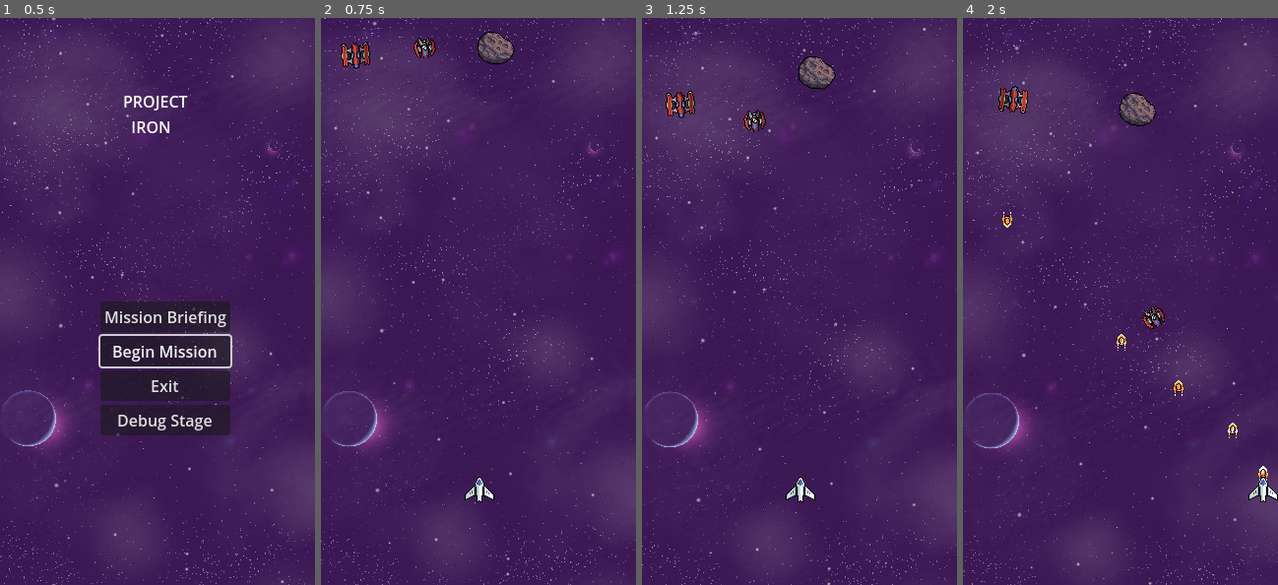
Above: before the commit, frames 1-4 (left to right).
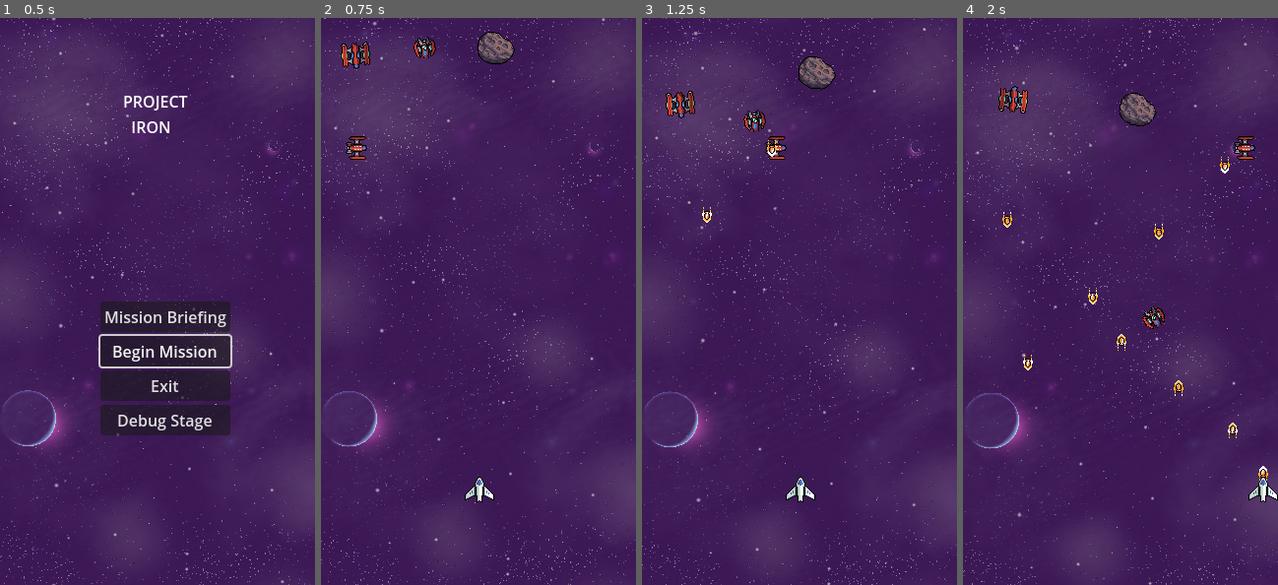
Above: after the commit, the same moments.

Repository: Sunny-Days-Ahead/Project-Iron
Game: Godot game, scene res://Scenes/Main.tscn
The game is run twice, just before and just after one commit, with the same random seed, the same clock (stepped at 60 frames per second) and the same inputs.
Inputs:
- Up to frame 1 (0.5 s): no input
- Up to frame 2 (0.75 s): click "Debug Stage" at 0.5 s
- Up to frame 3 (1.25 s): no input
- Up to frame 4 (2 s): tap Enter (ui_accept) at 1.25, 1.52 s; hold D (moveRight) from 1.28 s (still down); hold Space (shoot) from 1.28 s (still down)

Frame 1 is identical in both runs. In frame 2, 0.2% of the frame differs, in the area x 7-15%, y 20-25%; in frame 3, 0.2%; in frame 4, 0.4%, in the area x 19-93%, y 20-63%.

Commit message:
fighter pirate created
moves horizontally across the screen and shoots

Diff:
--- /dev/null
+++ b/Scenes/Actors/Pirates/seeker/fighter(horizontal/fighterPirate.gd
@@ -0,0 +1,25 @@
+extends "res://Scenes/Actors/Pirates/seeker/seekerPirate.gd"
+
+
+# Called when the node enters the scene tree for the first time.
+func _ready() -> void:
+		%Spawner.spawnFunction = setup_bullet
+
+
+# Called every frame. 'delta' is the elapsed time since the previous frame.
+func _process(delta: float) -> void:
+	global_position.x += speed * delta
+	global_rotation_degrees = 90
+
+# This function sets the initial state of the bullet that the player fires with the spawner.
+func setup_bullet(bulletNode : Node2D) -> void:
+	bulletNode.is_player_bullet = false
+	bulletNode.direction = Vector2.DOWN
+	bulletNode.speed = 200.0
+	bulletNode.damage = 1
+
+func _on_spawner_spawned(_entity: Node) -> void:
+	%BulletSFX.playJitter()
+
+func _on_spawner_timeout() -> void:
+	%Spawner.spawn()
--- /dev/null
+++ b/Scenes/Actors/Pirates/seeker/fighter(horizontal/fighterPirate.tscn
@@ -0,0 +1,45 @@
+[gd_scene load_steps=8 format=3 uid="uid://cle3sej472by8"]
+
+[ext_resource type="PackedScene" uid="uid://bqfvmwpbprnx2" path="res://Scenes/Actors/Pirates/seeker/seeker_pirate.tscn" id="1_yrviu"]
+[ext_resource type="Script" uid="uid://dg1o4bcx842kx" path="res://Scenes/Actors/Pirates/seeker/fighter(horizontal/fighterPirate.gd" id="2_xkjif"]
+[ext_resource type="Texture2D" uid="uid://u080gu3axudh" path="res://Assets/Enemies/Kla'ed - Fighter - Base.png" id="3_qio7x"]
+[ext_resource type="Script" uid="uid://dbgqt4twdptii" path="res://Components/Spawner.gd" id="4_jx6xd"]
+[ext_resource type="PackedScene" uid="uid://k6phmbhftrdq" path="res://Scenes/Projectiles/Bullet.tscn" id="5_nqjns"]
+[ext_resource type="AudioStream" uid="uid://bpkl1ku3h8t1a" path="res://Assets/SFX/laserSmall_000.ogg" id="6_4ywvd"]
+[ext_resource type="Script" uid="uid://cv6wgnyjde582" path="res://Components/AudioJitterPlayer.gd" id="7_j4w2e"]
+
+[node name="fighterPirate" instance=ExtResource("1_yrviu")]
+script = ExtResource("2_xkjif")
+speed = 200.0
+
+[node name="Sprite2D" parent="." index="0"]
+texture = ExtResource("3_qio7x")
+
+[node name="FreeTimer" parent="." index="4"]
+wait_time = 1.5
+
+[node name="Spawner" type="Timer" parent="." index="5" node_paths=PackedStringArray("spawnPosition")]
+unique_name_in_owner = true
+wait_time = 0.333
+autostart = true
+script = ExtResource("4_jx6xd")
+sceneToSpawn = ExtResource("5_nqjns")
+spawnPosition = NodePath("../BulletSpawnPosition")
+autoSpawn = true
+metadata/_custom_type_script = "uid://dbgqt4twdptii"
+
+[node name="BulletSFX" type="AudioStreamPlayer" parent="." index="6"]
+unique_name_in_owner = true
+stream = ExtResource("6_4ywvd")
+pitch_scale = 1.5
+script = ExtResource("7_j4w2e")
+jitter = 0.2
+basePitchScale = 1.5
+metadata/_custom_type_script = "uid://cv6wgnyjde582"
+
+[node name="BulletSpawnPosition" type="Marker2D" parent="." index="7"]
+position = Vector2(-2, -8.742278e-08)
+rotation = 1.5707964
+
+[connection signal="spawned" from="Spawner" to="." method="_on_spawner_spawned"]
+[connection signal="timeout" from="Spawner" to="." method="_on_spawner_timeout"]
--- a/Scenes/Levels/DebugStage.tscn
+++ b/Scenes/Levels/DebugStage.tscn
@@ -1,8 +1,9 @@
-[gd_scene load_steps=5 format=3 uid="uid://5jpemdthl14p"]
+[gd_scene load_steps=6 format=3 uid="uid://5jpemdthl14p"]
 
 [ext_resource type="PackedScene" uid="uid://m7vjp50ug7gk" path="res://Scenes/Actors/Pirates/pathFollow/pathFollowPirate.tscn" id="1_kx3ys"]
 [ext_resource type="PackedScene" uid="uid://cqjar1pvh3fqv" path="res://Scenes/Actors/Asteroid/asteroid.tscn" id="2_ef5u7"]
 [ext_resource type="PackedScene" uid="uid://bqfvmwpbprnx2" path="res://Scenes/Actors/Pirates/seeker/seeker_pirate.tscn" id="3_16wp0"]
+[ext_resource type="PackedScene" uid="uid://cle3sej472by8" path="res://Scenes/Actors/Pirates/seeker/fighter(horizontal/fighterPirate.tscn" id="4_k6pjq"]
 
 [sub_resource type="Curve2D" id="Curve2D_ef5u7"]
 _data = {
@@ -25,3 +26,6 @@
 
 [node name="seekerPirate" parent="." instance=ExtResource("3_16wp0")]
 position = Vector2(104, 19)
+
+[node name="seekerPirate2" parent="." instance=ExtResource("4_k6pjq")]
+position = Vector2(-1, 132)
Not shown, added: Scenes/Actors/Pirates/seeker/fighter(horizontal/fighterPirate.gd.uid
